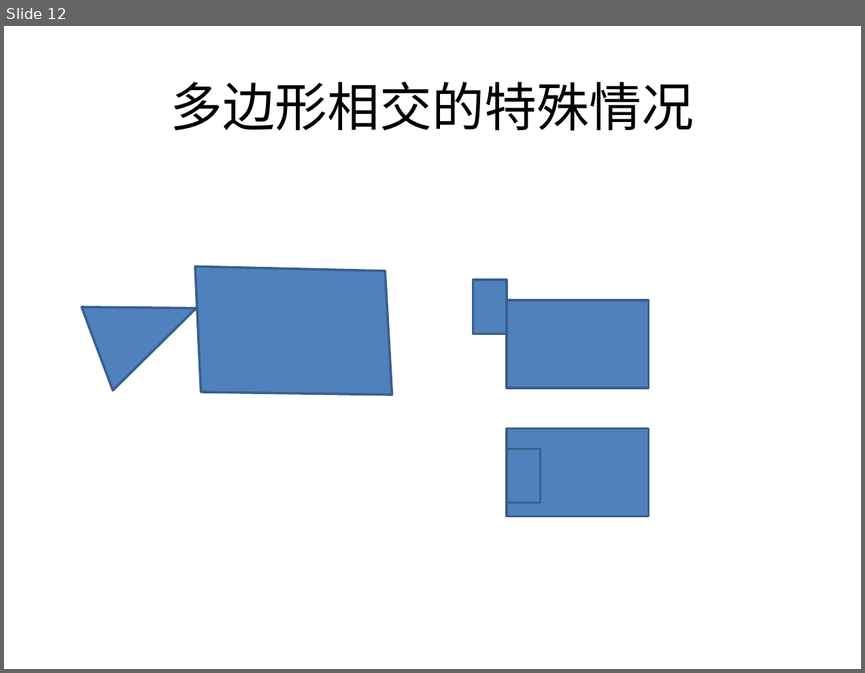
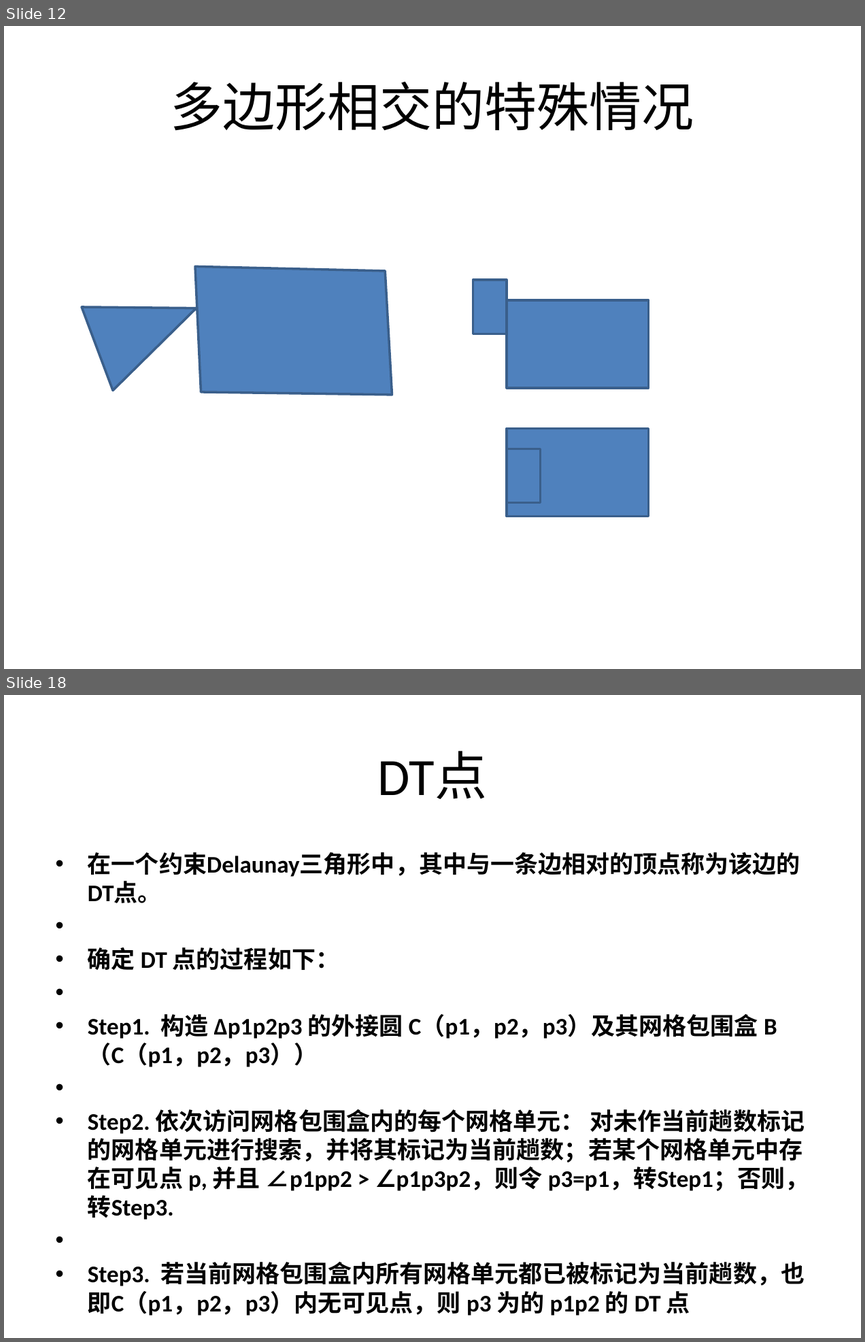
Before and after one commit to heyaolong1987/my-webgame, a slide deck: 工作文档/AStar算法及导航网格寻路.pptx. Shown one above the other, each under a label of ours: slide 12 before the commit, slides 12 and 18 after it; the slides between them are not shown. The pictures are 865x673 and 865x1342 pixels, drawn with LibreOffice and Linux fonts; fonts in the diff are those of the drawing. Boxes give left, top, right and bottom in pixels: in the first picture for what was removed or moved away, otherwise in the second. Text is boxed around its words. In the diff, an @@ line names an element or a change of style, - is before the commit and + after.

```diff
--- a/工作文档/AStar算法及导航网格寻路.pptx
+++ b/工作文档/AStar算法及导航网格寻路.pptx
@@ slide 18 added at (4, 695, 861, 1338), background #FFFFFF @@
@@ title added at (377, 751, 487, 799), 44 pt, text #000000 @@
+DT点
@@ text added at (88, 852, 808, 1315), 20 pt, text #000000, bold @@
+• 在一个约束Delaunay三角形中，其中与一条边相对的顶点称为该边的DT点。
+• 确定 DT 点的过程如下：
+• Step1. 构造 Δp1p2p3 的外接圆 C（p1，p2，p3）及其网格包围盒 B（C（p1，p2，p3））
+• Step2. 依次访问网格包围盒内的每个网格单元： 对未作当前趟数标记的网格单元进行搜索，并将其标记为当前趟数；若某个网格单元中存在可见点 p, 并且 ∠p1pp2 > ∠p1p3p2，则令 p3=p1，转Step1；否则，转Step3.
+• Step3. 若当前网格包围盒内所有网格单元都已被标记为当前趟数，也即C（p1，p2，p3）内无可见点，则 p3 为的 p1p2 的 DT 点
```
Also in this commit, not shown: 4 slides changed, 6 other slides added, 1 slide removed.
